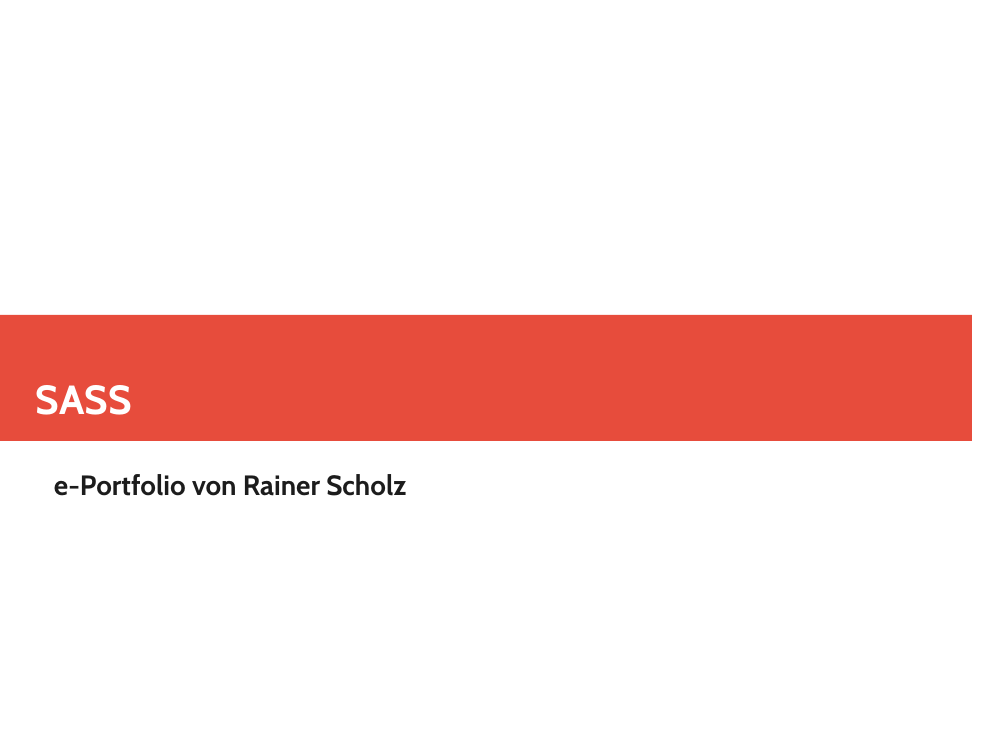
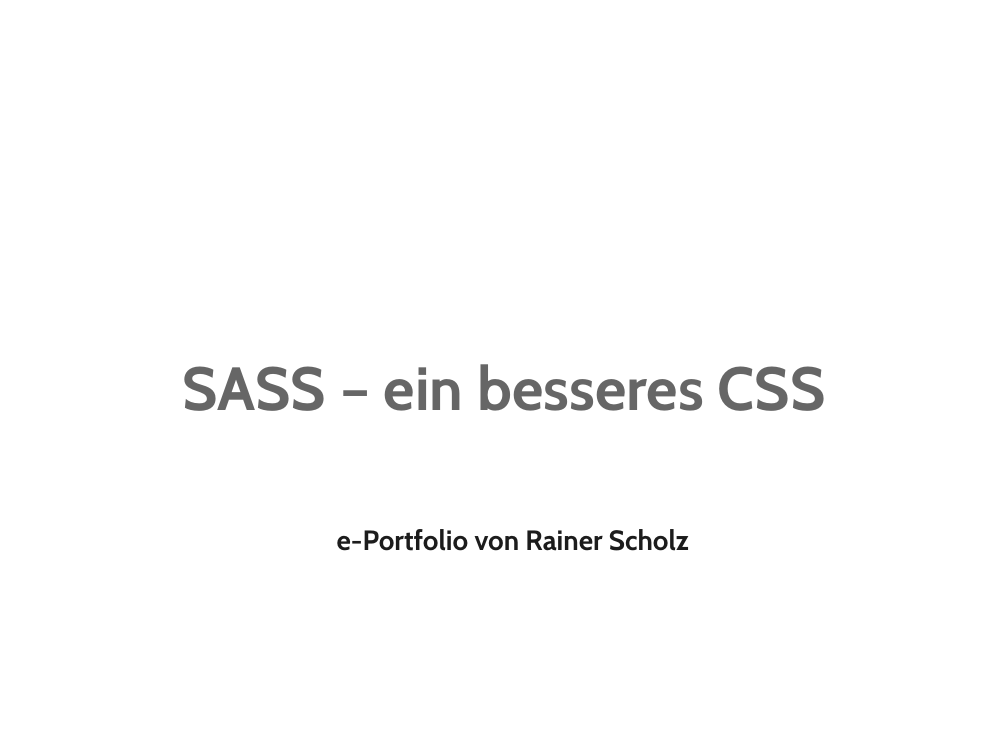
Before and after one commit to Skatgott/Sass-Demo, a slide deck: slide 1 of praesentation/praesentation.pptx. Drawn at 1008x756 pixels with LibreOffice and Linux fonts; fonts in the diff are those of the drawing; background and template pictures are left out. Boxes give left, top, right and bottom in pixels: in the first picture for what was removed or moved away, otherwise in the second. Text is boxed around its words. In the diff, an @@ line names an element or a change of style, - is before the commit and + after.

```diff
--- a/praesentation/praesentation.pptx
+++ b/praesentation/praesentation.pptx
@@ rectangle removed at [0, 315, 972, 441] @@
@@ text at [182, 364, 826, 411]: text changed; size 32 to 48 pt; text colour #FFFFFF to #666666 @@
-SASS
+SASS – ein besseres CSS
@@ text "e-Portfolio von Rainer Scholz" at [337, 529, 689, 551]: alignment left to centre @@
```
Also in this commit, not shown: 12 other slides changed.
